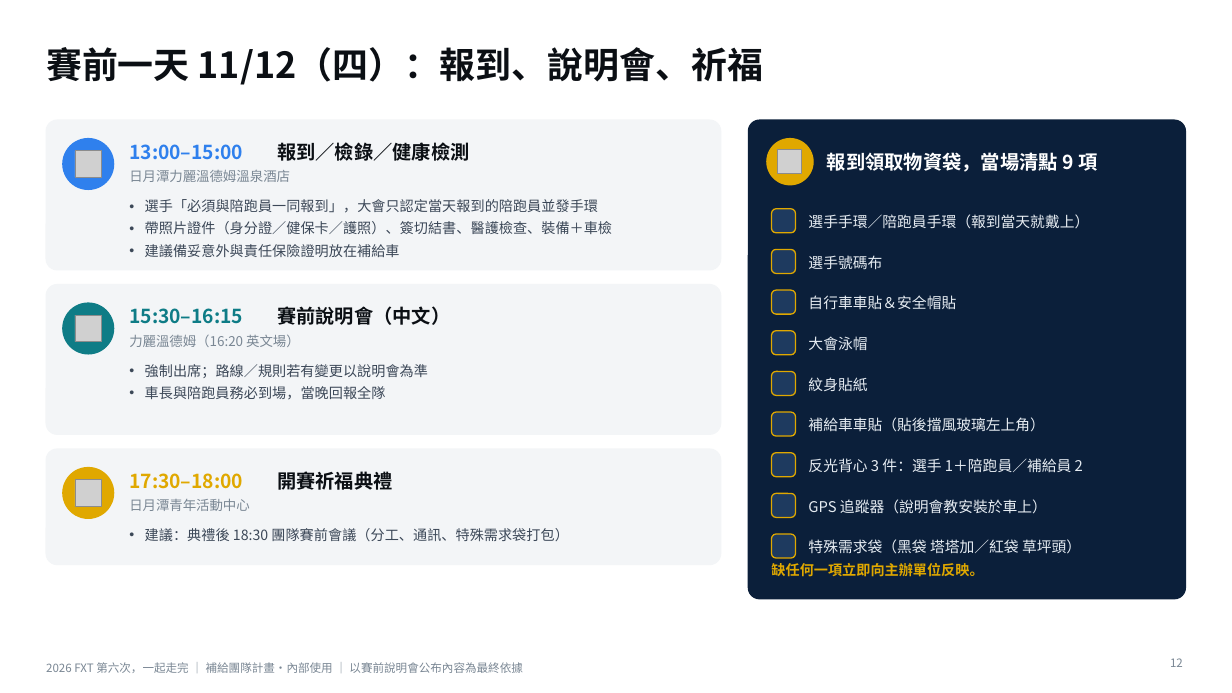
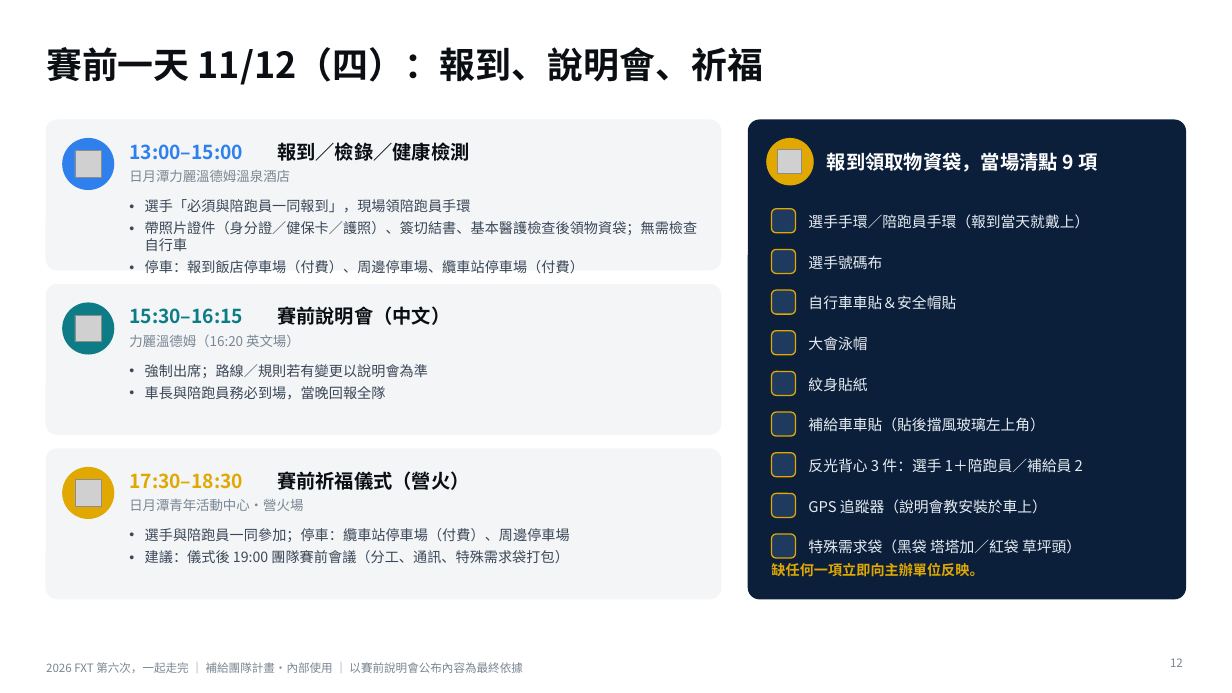
Before and after one commit to powermovebboy-sys/Race-site, a slide deck: slide 12 of deck/2026_FXT_第六次一起走完.pptx. Drawn at 1232x693 pixels with LibreOffice and Linux fonts; fonts in the diff are those of the drawing; grey boxes stand for pictures. Boxes give left, top, right and bottom in pixels: in the first picture for what was removed or moved away, otherwise in the second. Text is boxed around its words. In the diff, an @@ line names an element or a change of style, - is before the commit and + after.

```diff
--- a/deck/2026_FXT_第六次一起走完.pptx
+++ b/deck/2026_FXT_第六次一起走完.pptx
@@ text at (145, 199, 697, 273): text changed @@
-• 選手「必須與陪跑員一同報到」，大會只認定當天報到的陪跑員並發手環
-• 帶照片證件（身分證／健保卡／護照）、簽切結書、醫護檢查、裝備＋車檢
-• 建議備妥意外與責任保險證明放在補給車
+• 選手「必須與陪跑員一同報到」，現場領陪跑員手環
+• 帶照片證件（身分證／健保卡／護照）、簽切結書、基本醫護檢查後領物資袋；無需檢查自行車
+• 停車：報到飯店停車場（付費）、周邊停車場、纜車站停車場（付費）
@@ rounded rectangle: place and size @@
-rounded rectangle at (46, 449, 721, 565)
+rounded rectangle at (46, 449, 721, 599)
@@ rounded rectangle at (46, 449, 721, 599): proportions changed @@
@@ text at (129, 473, 243, 489): text changed @@
-17:30–18:00
+17:30–18:30
@@ text at (277, 471, 469, 490): text changed @@
-開賽祈福典禮
+賽前祈福儀式（營火）
@@ text at (129, 499, 303, 511): text changed @@
-日月潭青年活動中心
+日月潭青年活動中心・營火場
@@ text at (145, 528, 570, 563): text changed @@
-• 建議：典禮後 18:30 團隊賽前會議（分工、通訊、特殊需求袋打包）
+• 選手與陪跑員一同參加；停車：纜車站停車場（付費）、周邊停車場
+• 建議：儀式後 19:00 團隊賽前會議（分工、通訊、特殊需求袋打包）
```
Also in this commit, not shown: 1 other slide changed, 3 other files.
